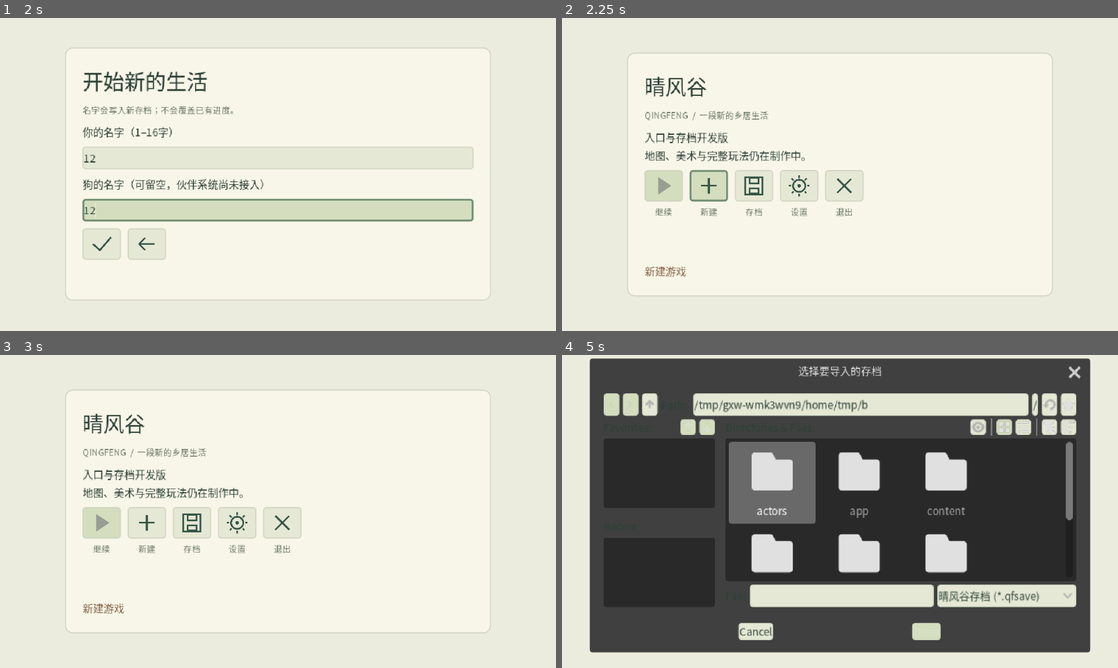
Above: before the commit, frames 1-4 (two rows, left to right).
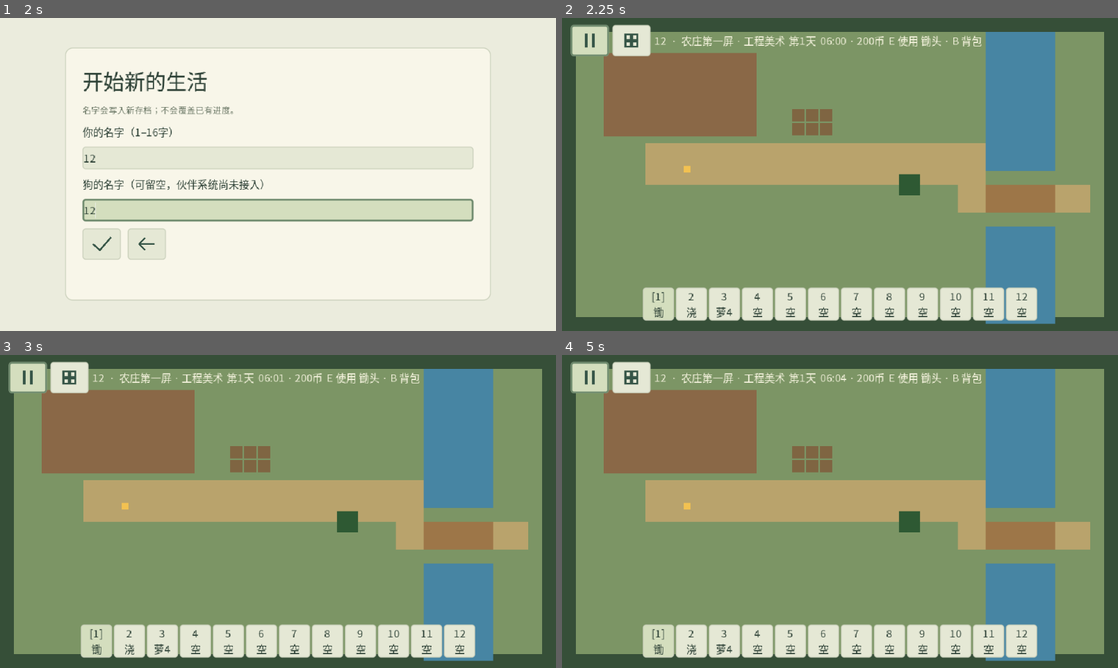
Above: after the commit, the same moments.

Repository: natefox2017/qingfeng
Game: Godot game, scene res://app/main.tscn
Two runs of this game, one before a commit and one after it. Both use one fixed random seed, a clock stepped at 60 frames per second and the inputs below.
Inputs (mouse positions are in pixels of both pictures, inside the frame that each line leads up to):
- Up to frame 1 (2 s): click (144, 187) at 0.52 s; click (278, 158) at 1.27 s; type "12" at 1.35 s; click (278, 208) at 1.5 s; type "12" at 1.58 s
- Up to frame 2 (2.25 s): click (662, 243) at 2.02 s
- Up to frame 3 (3 s): click (27, 376) at 2.77 s
- Up to frame 4 (5 s): click (756, 524) at 3.52 s; click (662, 583) at 4.27 s

Frame 1 is identical in both runs. In frame 2, 94% of the frame differs, in the area x 0-100%, y 0-100%; in frame 3, 94%; in frame 4, 96%.

Commit message:
Add schema six resident runtime validation

Diff:
--- a/game/persistence/session_codec.gd
+++ b/game/persistence/session_codec.gd
@@ -141,6 +141,39 @@
 		ids[spot.spot_id]=true
 	return true
 
+static func _valid_residents(value: Variant, content: Dictionary) -> bool:
+	if not keys(value,["residents"]) or not (value.residents is Array):
+		return false
+	if value.residents.size()!=content.residents.definitions.size():
+		return false
+	var ids: Dictionary = {}
+	for resident: Variant in value.residents:
+		if not keys(resident,["resident_id","space_id","world_position_px","facing","relationship_points","known_event_ids"]):
+			return false
+		if not (resident.resident_id is String) or not content.residents.definitions.has(resident.resident_id) or ids.has(resident.resident_id):
+			return false
+		if not (resident.space_id is String) or not String(resident.space_id).begins_with("space."):
+			return false
+		if resident.facing not in ["north","south","east","west"]:
+			return false
+		if not integer(resident.relationship_points,-1000000,1000000):
+			return false
+		var point: Variant = resident.world_position_px
+		if not keys(point,["x","y"]):
+			return false
+		for axis: String in ["x","y"]:
+			if not (point[axis] is int or point[axis] is float) or not is_finite(float(point[axis])) or absf(float(point[axis]))>MAX_WORLD_COORDINATE:
+				return false
+		if not (resident.known_event_ids is Array) or resident.known_event_ids.size()>256:
+			return false
+		var known: Dictionary = {}
+		for event_id: Variant in resident.known_event_ids:
+			if not (event_id is String) or event_id.is_empty() or event_id.length()>128 or known.has(event_id):
+				return false
+			known[event_id]=true
+		ids[String(resident.resident_id)]=true
+	return ids.size()==content.residents.definitions.size()
+
 static func _valid_wallet(value: Variant) -> bool:
 	if not keys(value,["revision","owner_id","money"]):
 		return false
@@ -203,11 +236,13 @@
 		if not value.has(key):
 			return false
 	for key: Variant in value.keys():
-		if key not in ["content_version","clock","inventory","wallet","farm","command_journal","storage","forage"]:
+		if key not in ["content_version","clock","inventory","wallet","farm","command_journal","storage","forage","residents"]:
 			return false
 	if value.has("storage") and not value.has("command_journal"):
 		return false
 	if value.has("forage") and (not value.has("storage") or not value.has("command_journal")):
+		return false
+	if value.has("residents") and (not value.has("forage") or not value.has("storage") or not value.has("command_journal")):
 		return false
 	if value.has("command_journal") and not _valid_command_journal(value.command_journal):
 		return false
@@ -223,6 +258,8 @@
 	var current_day := floori(float(value.clock.game_minute) / float(content.clock.minutes_per_day)) + 1
 	if value.has("forage") and not _valid_forage(value.forage,current_day):
 		return false
+	if value.has("residents") and not _valid_residents(value.residents,content):
+		return false
 	return _valid_inventory(value.inventory,content) and _valid_wallet(value.wallet) and _valid_farm(value.farm,content,current_day)
 
 static func _valid_gameplay_v2(value: Variant) -> bool:
@@ -235,7 +272,10 @@
 	return value is Dictionary and value.size() == 7 and value.has("command_journal") and value.has("storage") and not value.has("forage") and _valid_gameplay_common(value)
 
 static func _valid_gameplay_v5(value: Variant) -> bool:
-	return value is Dictionary and value.size() == 8 and value.has("command_journal") and value.has("storage") and value.has("forage") and _valid_gameplay_common(value)
+	return value is Dictionary and value.size() == 8 and value.has("command_journal") and value.has("storage") and value.has("forage") and not value.has("residents") and _valid_gameplay_common(value)
+
+static func _valid_gameplay_v6(value: Variant) -> bool:
+	return value is Dictionary and value.size() == 9 and value.has("command_journal") and value.has("storage") and value.has("forage") and value.has("residents") and _valid_gameplay_common(value)
 
 static func validate_gameplay_snapshot(value: Variant) -> bool:
 	if not (value is Dictionary):
@@ -297,6 +337,8 @@
 static func _schema_for_snapshot(snapshot: Dictionary) -> int:
 	if not snapshot.has("gameplay"):
 		return 1
+	if snapshot.gameplay.has("residents"):
+		return 6
 	if snapshot.gameplay.has("forage"):
 		return 5
 	if snapshot.gameplay.has("storage"):
@@ -339,7 +381,7 @@
 	var envelope: Variant = normalized_numbers(parser.data)
 	if not keys(envelope,["save_format","schema_version","content_version","save_id","saved_at_utc","snapshot","checksum"]):
 		return failure("SAVE_FIELDS")
-	if envelope.save_format != "qingfeng" or not integer(envelope.schema_version,1,5):
+	if envelope.save_format != "qingfeng" or not integer(envelope.schema_version,1,6):
 		return failure("SAVE_VERSION_UNSUPPORTED")
 	var schema_version := int(envelope.schema_version)
 	if schema_version == 1:
@@ -365,6 +407,11 @@
 			return failure("SAVE_CONTENT_UNSUPPORTED")
 		if not validate_gameplay_snapshot(envelope.snapshot) or not _valid_gameplay_v5(envelope.snapshot.gameplay) or envelope.snapshot.gameplay.content_version != envelope.content_version:
 			return failure("SAVE_SNAPSHOT_INVALID")
+	elif schema_version == 6:
+		if envelope.content_version != GAMEPLAY_CONTENT_VERSION:
+			return failure("SAVE_CONTENT_UNSUPPORTED")
+		if not validate_gameplay_snapshot(envelope.snapshot) or not _valid_gameplay_v6(envelope.snapshot.gameplay) or envelope.snapshot.gameplay.content_version != envelope.content_version:
+			return failure("SAVE_SNAPSHOT_INVALID")
 	else:
 		return failure("SAVE_VERSION_UNSUPPORTED")
 	if not identifier(envelope.save_id):
